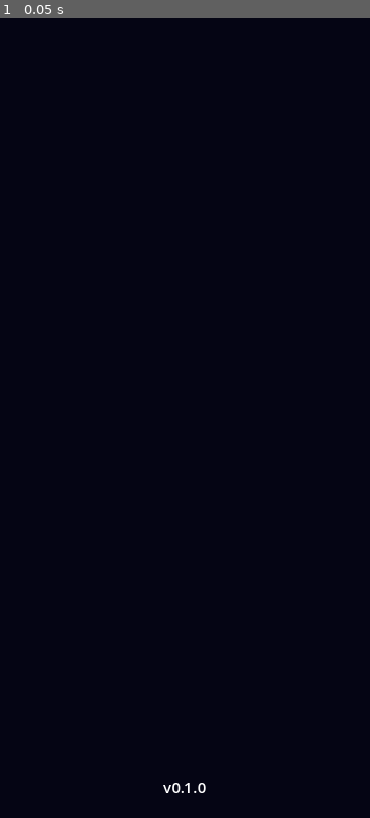
Above: before the commit, frame 1.
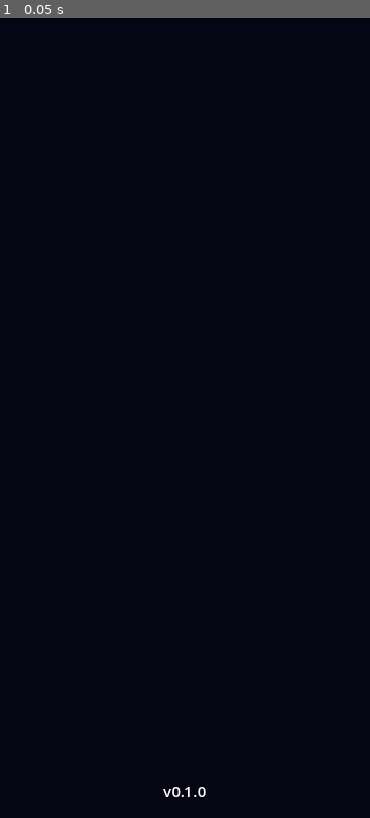
Above: after the commit, the same moment.

Repository: Zsiollllll/xiuxian-rocket
Game: Godot game, scene res://scenes/main_menu.tscn
Same seed, same stepped clock (60 frames per second), same inputs: the game is played once before the commit and once after it.
Inputs:
- Up to frame 1 (0.05 s): no input

The runs differ from the first frame. In frame 1, 0.1% of the frame differs, in the area x 44-56%, y 95-98%.

Commit message:
修复：主菜单改用锚点布局，解决Godot 4.5按钮不可见问题

Diff:
--- a/scenes/main_menu.tscn
+++ b/scenes/main_menu.tscn
@@ -1,4 +1,4 @@
-[gd_scene load_steps=2 format=3]
+[gd_scene load_steps=2 format=3 uid="uid://mainmenu"]
 
 [ext_resource type="Script" path="res://scripts/ui/main_menu_controller.gd" id="1_ctrl"]
 
@@ -11,180 +11,234 @@
 grow_vertical = 2
 script = ExtResource("1_ctrl")
 
-; === 背景 ===
 [node name="Background" type="ColorRect" parent="."]
-layout_mode = 0
-offset_right = 390
-offset_bottom = 844
+layout_mode = 1
+anchors_preset = 15
+anchor_right = 1.0
+anchor_bottom = 1.0
 color = Color(0.02, 0.02, 0.08, 1)
 
-; === 标题页 ===
 [node name="TitlePage" type="Control" parent="."]
-layout_mode = 0
-offset_right = 390
-offset_bottom = 844
+layout_mode = 1
+anchors_preset = 15
+anchor_right = 1.0
+anchor_bottom = 1.0
 
 [node name="TitleLabel" type="Label" parent="TitlePage"]
-layout_mode = 0
-offset_left = 20
-offset_top = 150
-offset_right = 370
-offset_bottom = 250
+layout_mode = 1
+anchors_preset = 8
+anchor_left = 0.5
+anchor_top = 0.18
+anchor_right = 0.5
+anchor_bottom = 0.18
+grow_horizontal = 2
+offset_left = -175
+offset_top = 0
+offset_right = 175
+offset_bottom = 60
 text = "修仙？我直接架火箭"
 horizontal_alignment = 1
 add_theme_font_size_override("font_size", 32)
 add_theme_color_override("font_color", Color(0.3, 0.7, 1, 1))
 
 [node name="SubtitleLabel" type="Label" parent="TitlePage"]
-layout_mode = 0
-offset_left = 40
-offset_top = 250
-offset_right = 350
-offset_bottom = 290
+layout_mode = 1
+anchors_preset = 8
+anchor_left = 0.5
+anchor_top = 0.28
+anchor_right = 0.5
+anchor_bottom = 0.28
+grow_horizontal = 2
+offset_left = -155
+offset_top = 0
+offset_right = 155
+offset_bottom = 30
 text = "穿越修仙世界，选择你的命运"
 horizontal_alignment = 1
 add_theme_font_size_override("font_size", 16)
 add_theme_color_override("font_color", Color(0.6, 0.6, 0.7, 1))
 
 [node name="BtnNewGame" type="Button" parent="TitlePage"]
-layout_mode = 0
-offset_left = 80
-offset_top = 380
-offset_right = 310
-offset_bottom = 450
+layout_mode = 1
+anchors_preset = 8
+anchor_left = 0.5
+anchor_top = 0.45
+anchor_right = 0.5
+anchor_bottom = 0.45
+grow_horizontal = 2
+offset_left = -115
+offset_top = 0
+offset_right = 115
+offset_bottom = 60
 text = "新的旅程"
 add_theme_font_size_override("font_size", 22)
 
 [node name="BtnContinue" type="Button" parent="TitlePage"]
-layout_mode = 0
-offset_left = 80
-offset_top = 470
-offset_right = 310
-offset_bottom = 540
+layout_mode = 1
+anchors_preset = 8
+anchor_left = 0.5
+anchor_top = 0.55
+anchor_right = 0.5
+anchor_bottom = 0.55
+grow_horizontal = 2
+offset_left = -115
+offset_top = 0
+offset_right = 115
+offset_bottom = 60
 text = "继续修行"
 add_theme_font_size_override("font_size", 22)
 
 [node name="BtnSettings" type="Button" parent="TitlePage"]
-layout_mode = 0
-offset_left = 130
-offset_top = 580
-offset_right = 260
-offset_bottom = 630
+layout_mode = 1
+anchors_preset = 8
+anchor_left = 0.5
+anchor_top = 0.68
+anchor_right = 0.5
+anchor_bottom = 0.68
+grow_horizontal = 2
+offset_left = -65
+offset_top = 0
+offset_right = 65
+offset_bottom = 40
 text = "设置"
 add_theme_font_size_override("font_size", 16)
 
 [node name="VersionLabel" type="Label" parent="TitlePage"]
-layout_mode = 0
-offset_left = 150
-offset_top = 800
-offset_right = 240
-offset_bottom = 830
+layout_mode = 1
+anchors_preset = 12
+anchor_left = 0.5
+anchor_right = 0.5
+anchor_bottom = 1.0
+grow_horizontal = 2
+offset_left = -50
+offset_top = -40
+offset_right = 50
+offset_bottom = -15
 text = "v0.1.0"
 horizontal_alignment = 1
 
-; === 路线选择页 ===
 [node name="RouteSelectPage" type="Control" parent="."]
 visible = false
-layout_mode = 0
-offset_right = 390
-offset_bottom = 844
-
-[node name="TitleLabel2" type="Label" parent="RouteSelectPage"]
-layout_mode = 0
-offset_left = 20
-offset_top = 60
-offset_right = 370
-offset_bottom = 110
+layout_mode = 1
+anchors_preset = 15
+anchor_right = 1.0
+anchor_bottom = 1.0
+
+[node name="RouteTitle" type="Label" parent="RouteSelectPage"]
+layout_mode = 1
+anchors_preset = 8
+anchor_left = 0.5
+anchor_top = 0.07
+anchor_right = 0.5
+anchor_bottom = 0.07
+grow_horizontal = 2
+offset_left = -150
+offset_top = 0
+offset_right = 150
+offset_bottom = 50
 text = "选择你的道路"
 horizontal_alignment = 1
 add_theme_font_size_override("font_size", 28)
 add_theme_color_override("font_color", Color.WHITE)
 
-; 修仙路线卡片
-[node name="CultivationPanel" type="Panel" parent="RouteSelectPage"]
-layout_mode = 0
-offset_left = 20
-offset_top = 140
-offset_right = 370
-offset_bottom = 420
-
-[node name="BtnCultivation" type="Button" parent="RouteSelectPage"]
-layout_mode = 0
-offset_left = 40
-offset_top = 370
-offset_right = 350
-offset_bottom = 430
-text = "选择修仙之路 🏯"
-add_theme_font_size_override("font_size", 20)
-
 [node name="CultivationDesc" type="RichTextLabel" parent="RouteSelectPage"]
-layout_mode = 0
-offset_left = 25
-offset_top = 145
-offset_right = 365
-offset_bottom = 365
+layout_mode = 1
+anchor_left = 0.05
+anchor_top = 0.16
+anchor_right = 0.95
+anchor_bottom = 0.48
 bbcode_enabled = true
 fit_content = true
 scroll_active = false
 
-; 军工路线卡片
-[node name="TechPanel" type="Panel" parent="RouteSelectPage"]
-layout_mode = 0
-offset_left = 20
-offset_top = 450
-offset_right = 370
-offset_bottom = 730
-
-[node name="BtnTech" type="Button" parent="RouteSelectPage"]
-layout_mode = 0
-offset_left = 40
-offset_top = 680
-offset_right = 350
-offset_bottom = 740
-text = "选择军工之路 🔧"
+[node name="BtnCultivation" type="Button" parent="RouteSelectPage"]
+layout_mode = 1
+anchors_preset = 8
+anchor_left = 0.5
+anchor_top = 0.50
+anchor_right = 0.5
+anchor_bottom = 0.50
+grow_horizontal = 2
+offset_left = -150
+offset_top = 0
+offset_right = 150
+offset_bottom = 55
+text = "🏯  选择修仙之路"
 add_theme_font_size_override("font_size", 20)
 
 [node name="TechDesc" type="RichTextLabel" parent="RouteSelectPage"]
-layout_mode = 0
-offset_left = 25
-offset_top = 455
-offset_right = 365
-offset_bottom = 675
+layout_mode = 1
+anchor_left = 0.05
+anchor_top = 0.58
+anchor_right = 0.95
+anchor_bottom = 0.90
 bbcode_enabled = true
 fit_content = true
 scroll_active = false
 
+[node name="BtnTech" type="Button" parent="RouteSelectPage"]
+layout_mode = 1
+anchors_preset = 8
+anchor_left = 0.5
+anchor_top = 0.92
+anchor_right = 0.5
+anchor_bottom = 0.92
+grow_horizontal = 2
+offset_left = -150
+offset_top = 0
+offset_right = 150
+offset_bottom = 55
+text = "🔧  选择军工之路"
+add_theme_font_size_override("font_size", 20)
+
 [node name="BtnBack" type="Button" parent="RouteSelectPage"]
-layout_mode = 0
-offset_left = 120
-offset_top = 770
-offset_right = 270
-offset_bottom = 820
+layout_mode = 1
+anchors_preset = 8
+anchor_left = 0.5
+anchor_top = 0.99
+anchor_right = 0.5
+anchor_bottom = 0.99
+grow_horizontal = 2
+offset_left = -60
+offset_top = -45
+offset_right = 60
+offset_bottom = -15
 text = "← 返回"
 
-; === 加载页 ===
 [node name="LoadingPage" type="Control" parent="."]
 visible = false
-layout_mode = 0
-offset_right = 390
-offset_bottom = 844
+layout_mode = 1
+anchors_preset = 15
+anchor_right = 1.0
+anchor_bottom = 1.0
 
 [node name="LoadingLabel" type="Label" parent="LoadingPage"]
-layout_mode = 0
-offset_left = 50
-offset_top = 390
-offset_right = 340
-offset_bottom = 440
+layout_mode = 1
+anchors_preset = 8
+anchor_left = 0.5
+anchor_top = 0.46
+anchor_right = 0.5
+anchor_bottom = 0.46
+grow_horizontal = 2
+offset_left = -100
+offset_top = 0
+offset_right = 100
+offset_bottom = 40
 text = "世界构建中..."
 horizontal_alignment = 1
 add_theme_font_size_override("font_size", 20)
-add_theme_color_override("font_color", Color.WHITE)
 
 [node name="LoadingBar" type="ProgressBar" parent="LoadingPage"]
-layout_mode = 0
-offset_left = 60
-offset_top = 450
-offset_right = 330
-offset_bottom = 475
+layout_mode = 1
+anchors_preset = 8
+anchor_left = 0.5
+anchor_top = 0.52
+anchor_right = 0.5
+anchor_bottom = 0.52
+grow_horizontal = 2
+offset_left = -130
+offset_top = 0
+offset_right = 130
+offset_bottom = 20
 value = 0.0
 show_percentage = false
